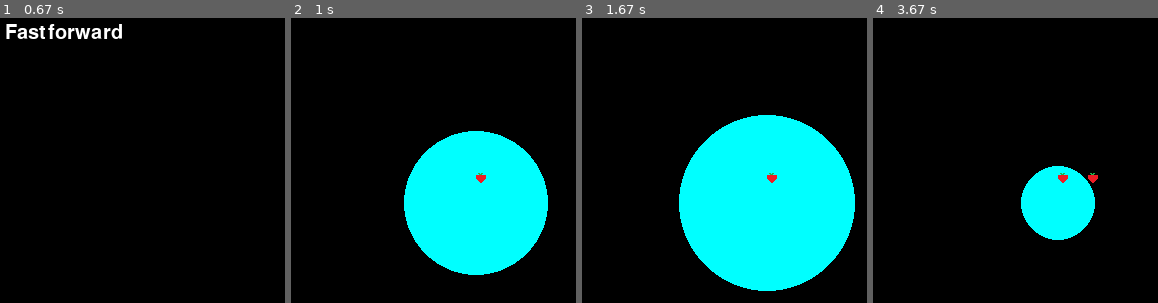
Above: before the commit, frames 1-4 (left to right).
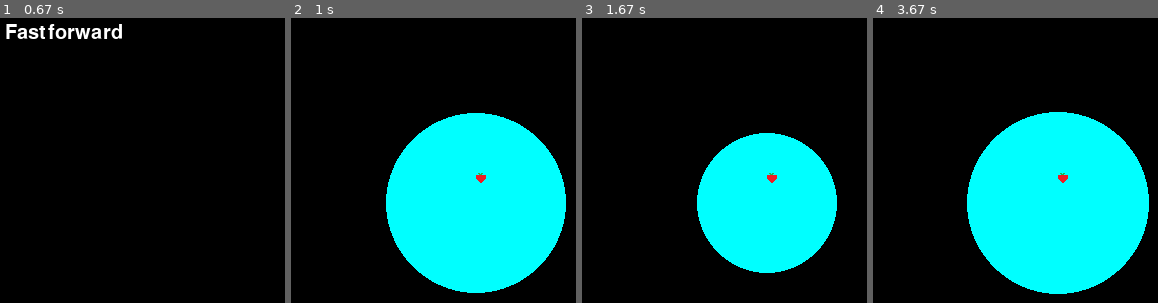
Above: after the commit, the same moments.

Repository: jedrus113/pygame
Game: pygame game, started from main.py
Same seed, same stepped clock (60 frames per second), same inputs: the game is played once before the commit and once after it.
Inputs:
- Up to frame 1 (0.67 s): tap 0 at 0.33 s
- Up to frame 2 (1 s): tap 1 at 0.67 s
- Up to frame 3 (1.67 s): no input
- Up to frame 4 (3.67 s): tap 0 at 2 s; tap 2 at 3.33 s

Frame 1 is identical in both runs. In frame 2, 11% of the frame differs, in the area x 33-97%, y 33-97%; in frame 3, 11%; in frame 4, 27%, in the area x 32-97%, y 32-97%.

Commit message:
more usage of config, and seperate logic / display

Diff:
--- a/graphic/graphic_engine.py
+++ b/graphic/graphic_engine.py
@@ -5,28 +5,21 @@
 
 
 class GraphicEngine:
-    def __init__(self, logic):
-        self.logic = logic(self)
-        self._running = True
-        self.screen = None
-        self._image_surf = None
-        self.size = 10
-        self.max_size = 100
-        self.min_size = 1
-        self.inc = 1
+    def __init__(self):
         self.speed = 0
         self.clock = pygame.time.Clock()
         self.display_options = (pygame.RESIZABLE,)
         self.background = Color("black")
+        self.shapes = []
+
+    def addShape(self, *shapes):
+        self.shapes.extend(shapes)
 
     def on_init(self):
         pygame.init()
-        self.screen = pygame.display.set_mode(config.screen_size, *self.display_options)
+        config.surface = pygame.display.set_mode(config.screen_size, *self.display_options)
         pygame.display.set_caption(config.game_title)
         self._running = True
-        self._image_surf = pygame.image.load("graphic/pics/food.bmp").convert()
-        transColor = self._image_surf.get_at((0,0))
-        self._image_surf.set_colorkey(transColor)
 
     def on_event(self, event):
         if event.type == pygame.QUIT:
@@ -38,24 +31,21 @@
                 self.speed = 1
             elif event.key == pygame.K_0:
                 self.speed = 999
-                self.screen.fill([0, 0, 0])
+                config.surface.fill([0, 0, 0])
                 font=pygame.font.Font(None,30)
                 scoretext=font.render("Fastforward", 1,(255,255,255))
-                self.screen.blit(scoretext, (20, 20))
+                config.surface.blit(scoretext, (20, 20))
                 pygame.display.flip()
         elif event.type == pygame.VIDEORESIZE:
             config.screen_size = event.size
-            self.screen = pygame.display.set_mode(config.screen_size, *self.display_options)
+            pygame.display.update()
 
     def on_render(self):
         if self.speed <= 1:
-            self.screen.fill(self.background)
+            config.surface.fill(self.background)
 
-            self.screen.blit(self._image_surf,(230,170))
-
-            pygame.draw.circle(self.screen, Color('cyan'), [200,200], self.size)
-
-            self.screen.blit(self._image_surf,(200,170))
+            for shape in self.shapes:
+                shape.draw()
 
             self.clock.tick(config.lock_fps)
             pygame.display.flip()
@@ -64,12 +54,14 @@
         pygame.quit()
 
     def run(self):
+        self._running = True
         if self.on_init() == False:
             self._running = False
+        config.logic.on_init()
 
         while( self._running ):
             for event in pygame.event.get():
                 self.on_event(event)
-            self.logic.on_loop()
+            config.logic.on_loop()
             self.on_render()
         self.on_cleanup()
--- a/logic/logic.py
+++ b/logic/logic.py
@@ -1,9 +1,21 @@
+import config
+from graphic.shape import *
+
 
 class GameLogic:
-    def __init__(self, graphic):
-        self.graphic = graphic
+    def on_init(self):
+        self.size = 10
+        self.inc = 1
+        shapes = []
+        shapes.append(ImageShape('graphic/pics/food.bmp', (230,170)))
+        self.circle = CircleShape((0,255,255), self.size, (200,200))
+        shapes.append(self.circle)
+        shapes.append(ImageShape('graphic/pics/food.bmp', (200,170)))
+        config.graphic_engine.addShape(*shapes)
+
 
     def on_loop(self):
-        self.graphic.size += self.graphic.inc
-        if self.graphic.size >= self.graphic.max_size or self.graphic.size <= self.graphic.min_size:
-            self.graphic.inc = -self.graphic.inc
+        self.size += self.inc
+        self.circle.radius = self.size
+        if self.size >= 100 or self.size <= 10:
+            self.inc = -self.inc
--- a/main.py
+++ b/main.py
@@ -1,5 +1,7 @@
+import config
 from logic.logic import GameLogic
 from graphic.graphic_engine import GraphicEngine
 
-game_engine = GraphicEngine(GameLogic)
-game_engine.run()
+config.logic = GameLogic()
+config.graphic_engine = GraphicEngine()
+config.graphic_engine.run()
